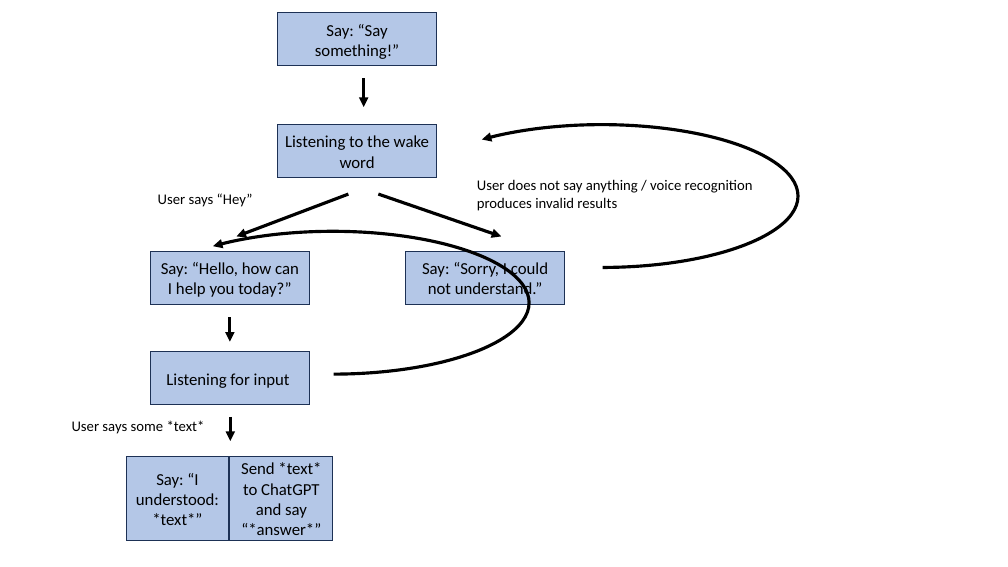
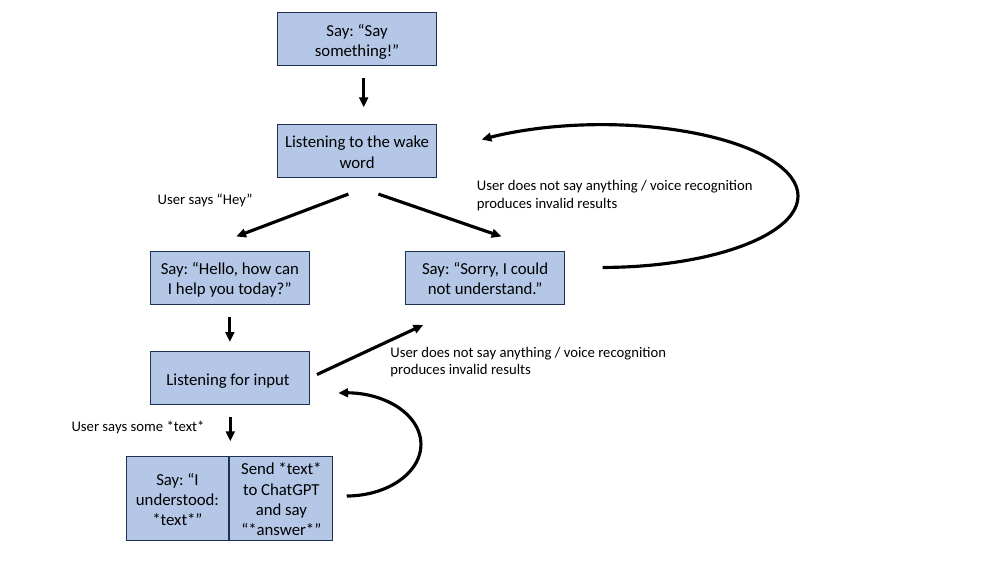
Before and after one commit to bernardzaborniak/chat-pie, a slide deck: slide 2 of ui_flowchart.pptx. Drawn at 1008x567 pixels with LibreOffice and Linux fonts; fonts in the diff are those of the drawing. Boxes give left, top, right and bottom in pixels: in the first picture for what was removed or moved away, otherwise in the second. Text is boxed around its words. In the diff, an @@ line names an element or a change of style, - is before the commit and + after.

Commit message:
updated flowchart ppt

```diff
--- a/ui_flowchart.pptx
+++ b/ui_flowchart.pptx
@@ arrow added from (317, 374) to (423, 325), #000000 3 pt @@
@@ text added at <box>390,346,666,377</box>, 14 pt, text #000000 @@
+User does not say anything / voice recognition produces invalid results
@@ arc (boxed as its full ellipse): place and size @@
-arc (boxed as its full ellipse) at <box>137,231,529,374</box>
+arc (boxed as its full ellipse) at <box>271,393,421,496</box>
@@ arc (boxed as its full ellipse) at <box>271,393,421,496</box>: proportions changed @@
```
Also in this commit, not shown: 1 other file.
